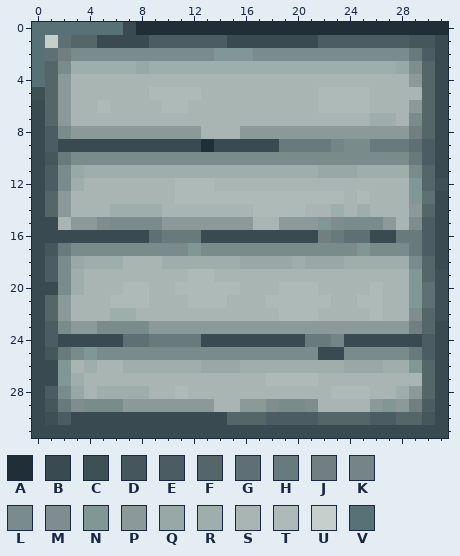
Two states of a pixel-art sprite, textures/sheetMetal.png. Above: the version before the commit.
The file is 32x32 pixels. Colours within 5 levels of each other are drawn and written as one.
Palette (. is transparent): A #202e37  B #394a50  C #3f5055  D #45575b  E #4b5d62  F #556669  G #5e7073  H #697a7c  J #717f81  K #758587  L #798b8b  M #7f8d8e  N #819796  P #8b9998  Q #98a8a6  R #9eaeab  S #a8b5b2  T #aebab7  U #c7cfcc  V #577277
Pixels before, first column x 0:
 0 VVVVVVVBAAAAAAAAAAAAAAAAAAAAAAAA
 1 VUGFFBBBBEEEEEEBBBBBBBEEEEEEEDDB
 2 VGJLLLLLLLLLLLNNNLLLLLLLLLLLLHEB
 3 VFLRRRRRQRRRRRRRRRRRRRRRRRRRQMFB
 4 VFPSSSSSSSSSSSSSSSSSSSSSSSSSSPFB
 5 CFPSSSSSSTTTTSSSSSSSSSTTTTSSSSFB
 6 BFPSSTSSSSTTSSSSSSSSSSTTTTSSSPFB
 7 BFPSSSSSSSSSSSSSSSSSSSSSSSRRSLFB
 8 BELPPPPPPPPPPSSSPPPPPPPPPPPPPJFB
 9 BEBBBBBBBBBBBABBBBBHHHHKLLHHHGEB
10 BDHLLLLLLLLLLLLLLLLLLLLLLLLLLHEB
11 BELQRRRRRRRRRRRRRRRRRRQQQRRRRLFB
12 BELRSSSSSSSTTTSSSSSSSSSSSSSSSNFC
13 BFPSSSSSSSSTTTTTTTTTTTTTSTSSSNGB
14 BFPSSSRRRRSSSSSSSTTTTSSRSRSSSPFB
15 BBSPPMLLLLPPPPPPPSSPPPNMLLLPSMEB
16 BBBBBBBBBGHHHBBBBBBBBBJHGGBBHHEB
17 BDHLLLLLLLLLNLLLLLLLLLLLLNLLLHEB
18 BELQRRRSSSRRRRRRQQQQRQQQRRRRRLFB
19 BELRSSSSSSSSTTSSSSSSSSSSSSSSSNFC
20 BBLRSSSTTSSTTTTTSSSTTTSSSSTSSNGC
21 BFPSSSTTTSSSTTTSSSTTTTTSSTTSSNGC
22 BFPSSSRRSSSSSSSSSSSTTTSSSSTSSMFC
23 BELPPLLLLPPPPPPPPPPPPPPPPPPPPJFB
24 BEBBBBBGGHHHHBBBBBBBBHHKBBBBBBEB
25 BDHLNLLLLLLLLLLLLLLLLLBBLLLLLHEB
26 BBNSRSSRRRRRRQQQRRRRRRRRQQQRRNFB
27 BBNRSSSSSSSSSSSSSSTTTTSSSSSSSSFB
28 BELQSRRRRSSTSSSSSSSSSSSTTTSSRPFB
29 BDHMLLLPPPPPPPSSPPMLLMSSSSPNPJEB
30 BCEBBBBBBBBBBBBFFFEEEEFFFFEEFFDB
31 BBBBBBBBBBBBBBBBBBBBBBBBBBBBBBBB
Now the later version:
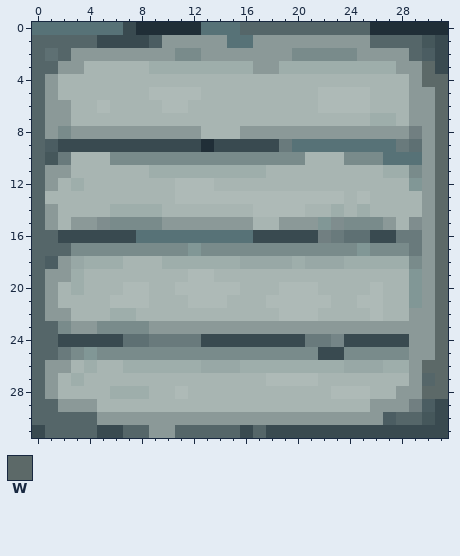
Colours new in this view: W #5c6968
Change:
Changed rows in their new state; - is an unchanged pixel.
first column x 0:
 0 -------------VVVFFFFFFFFFF------
 1 FFF-------PPPPPVVPPPPPPPPPFFFF--
 2 F-FPPPPPPPP--PPPPPPP-----PPPPF--
 3 F-PPSSSSS--------PP---------PPW-
 4 FPS---------------------------WW
 5 FPS--------------------------PPW
 6 FP----------------------------PW
 7 FP---------------------------PPW
 8 FP----------------------------PW
 9 F-------------------VVVVVVVV--PW
10 F--SSS---------------SSS---VVVPW
11 FPPSSSSSS---------SSSSSSSSS---PW
12 FPS---------------------------PW
13 FSS--------------------------SPW
14 FPS--------------------------SPW
15 FP----------------------------PW
16 FF------VVVVVVVVV-------------PW
17 FFF---------------------------PW
18 F-P---------------------------PW
19 FPP---------------------------PW
20 FPS---------------------------PW
21 FPS---------------------------PW
22 FP---------------------------PPW
23 FF---------------------------PPW
24 FF---------------------------PPW
25 FF---------------------------PPW
26 FPP--------------------------PWW
27 FPS--------------------------P-W
28 FPSS-S----------------------P-WW
29 FFPPPSSSSSSSSS--SSSSSS-----P----
30 FFFFFPPPPPPPPPPPPPPPPPPPPPP-----
31 -FFFF--FFPPFFFFF-F--------------
Pixel boxes of the changes (left, top, right, bottom) in both pictures:
changed: (32, 22, 448, 438)
